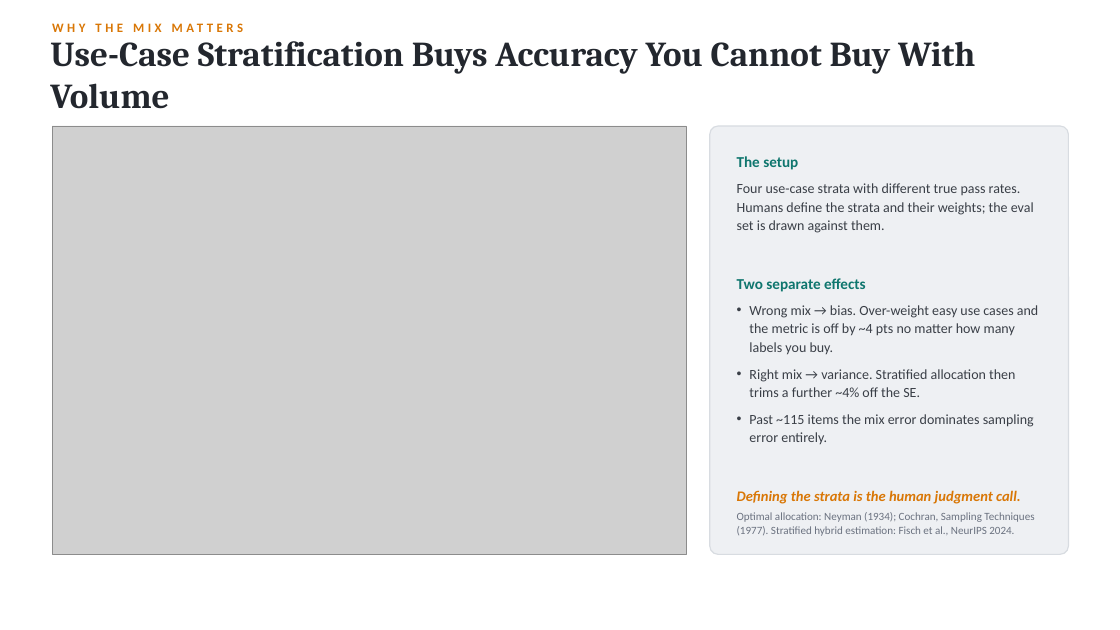
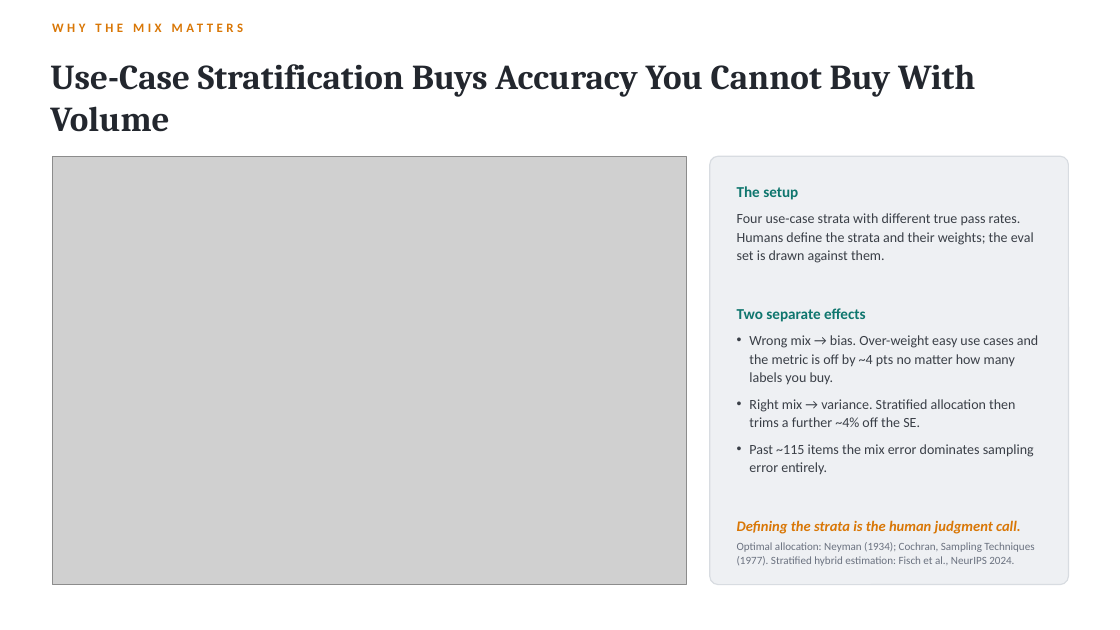
Before and after one commit to ryanefoley/repo3, a slide deck: slide 5 of decks/humansinaievals.pptx. Drawn at 1120x630 pixels with LibreOffice and Linux fonts; fonts in the diff are those of the drawing; grey boxes stand for pictures. Boxes give left, top, right and bottom in pixels: in the first picture for what was removed or moved away, otherwise in the second. Text is boxed around its words. In the diff, an @@ line names an element or a change of style, - is before the commit and + after.

```diff
--- a/decks/humansinaievals.pptx
+++ b/decks/humansinaievals.pptx
@@ text "Use-Case Stratification Buys Accuracy You ...": place and size @@
-text "Use-Case Stratification Buys Accuracy You ..." at (50, 41, 975, 109)
+text "Use-Case Stratification Buys Accuracy You ..." at (50, 64, 975, 132)
@@ 6 texts, 1 picture, 1 rounded rectangle: place and size @@
-6 texts, 1 picture, 1 rounded rectangle at (52, 126, 1069, 555)
+6 texts, 1 picture, 1 rounded rectangle at (52, 156, 1069, 585)
```
